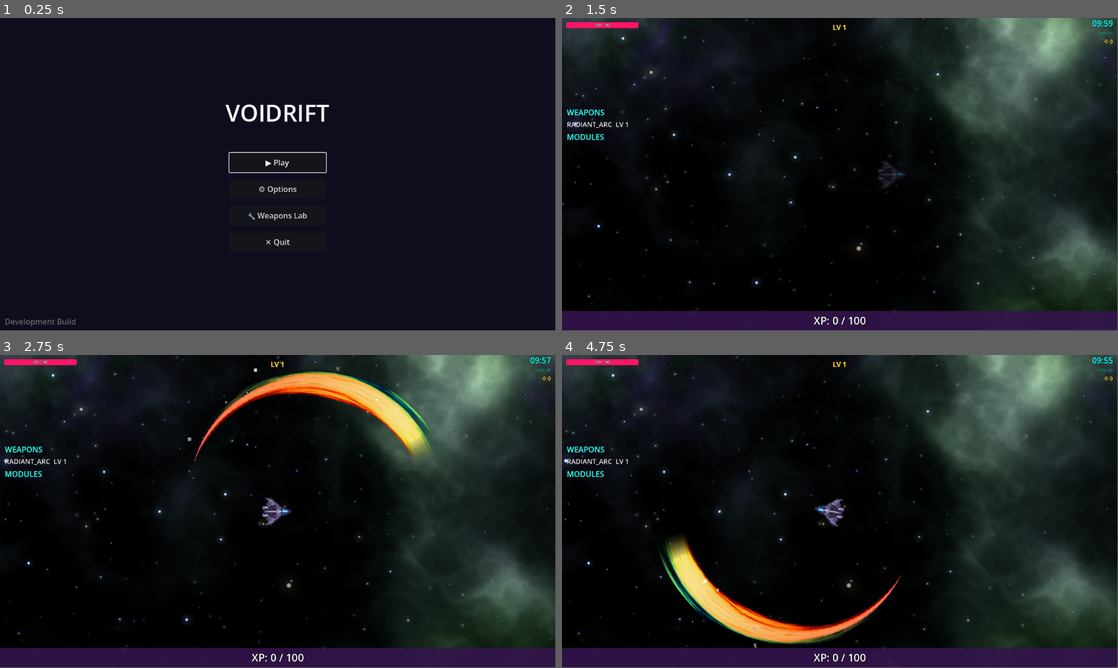
Above: before the commit, frames 1-4 (two rows, left to right).
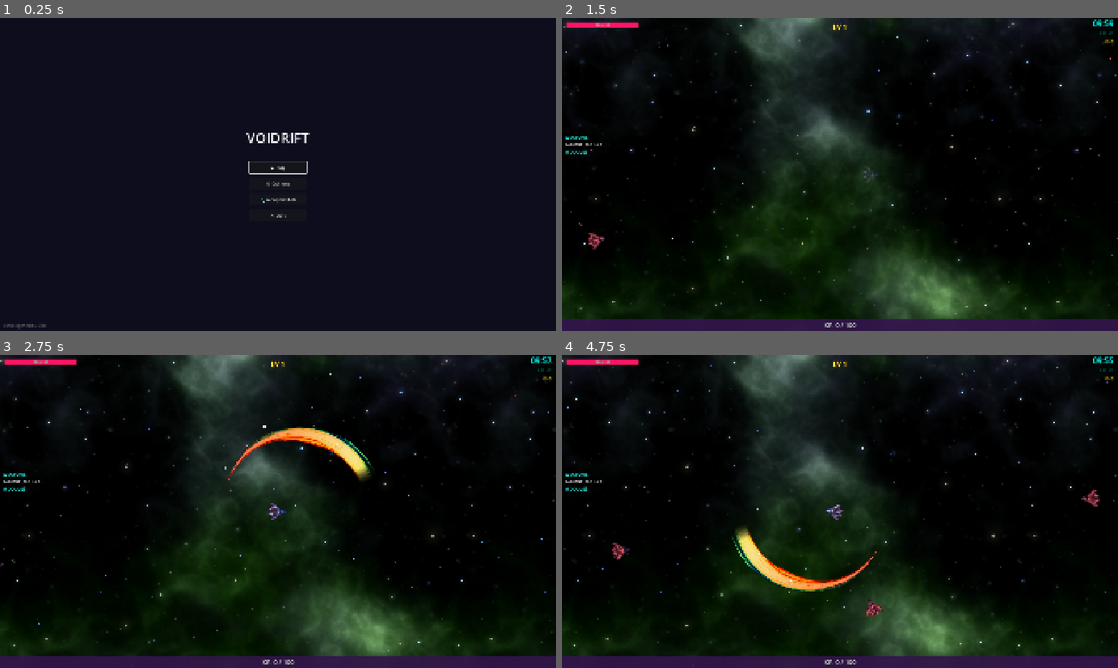
Above: after the commit, the same moments.

Repository: chalkbluffone/voidrift
Game: Godot game, scene res://scenes/ui/main_menu.tscn
Same seed, same stepped clock (60 frames per second), same inputs: the game is played once before the commit and once after it.
Inputs (mouse positions are in pixels of both pictures, inside the frame that each line leads up to):
- Up to frame 1 (0.25 s): no input
- Up to frame 2 (1.5 s): click "▶ Play" at 0.5 s; tap Enter (ui_accept) at 1.25 s; move the mouse to (962, 158) at 1.27 s; hold Right (ui_right) from 1.28 s (still down); hold Space (phase_shift) from 1.28 s (still down); click (962, 158) at 1.42 s
- Up to frame 3 (2.75 s): tap Enter (ui_accept) at 1.52 s; release Right (ui_right) at 2 s; release Space (phase_shift) at 2 s; drag from (166, 527) to (289, 511) at 2.02 s
- Up to frame 4 (4.75 s): move the mouse to (895, 442) at 2.77 s; hold Right (ui_right) 2.78-3.5 s; tap 2 at 2.85 s; drag from (812, 574) to (767, 464) at 3.52 s; move the mouse to (1006, 558) at 4.27 s; hold Left (ui_left) from 4.28 s (still down); tap R at 4.35 s; tap Enter (ui_accept) at 4.52 s
In our replay, the window is 799x449 before the commit and 800x450 after it. These sizes can differ from the game's own. Grey fills any space a smaller window leaves; there, only what the larger window draws over its background counts as a difference.

The runs differ from the first frame. In frame 1, 1.5% of the frame differs, in the area x 0-60%, y 27-100%; in frame 2, 50%; in frame 3, 52%; in frame 4, 53%, in the area x 0-100%, y 0-99%.

Commit message:
feat: Update HUD scaling to utilize project stretch mode and remove manual scaling logic

Diff:
--- a/project.godot
+++ b/project.godot
@@ -34,7 +34,11 @@
 
 [display]
 
+window/size/viewport_width=1920
+window/size/viewport_height=1080
 window/size/initial_position_type=3
+window/stretch/mode="canvas_items"
+window/stretch/aspect="expand"
 
 [input]
 
--- a/scripts/ui/hud.gd
+++ b/scripts/ui/hud.gd
@@ -1,9 +1,7 @@
 extends CanvasLayer
 
 ## HUD - Displays player stats, XP, level, and run timer.
-## Scales automatically based on screen resolution.
-
-const REFERENCE_HEIGHT := 1080.0  # Design resolution height
+## Scales automatically via project stretch mode (canvas_items).
 
 # Top left - HP bar
 @onready var hp_bar: ProgressBar = $TopLeft/HPBar
@@ -20,11 +18,6 @@
 # Bottom - XP bar stretched across screen
 @onready var xp_bar: ProgressBar = $BottomXP/XPBar
 @onready var xp_label: Label = $BottomXP/XPBar/XPLabel
-
-# Containers for scaling
-@onready var top_left: Control = $TopLeft
-@onready var top_center: Control = $TopCenter
-@onready var top_right: Control = $TopRight
 
 # Left side - weapons list
 @onready var left_weapons: Control = $LeftWeapons
@@ -57,10 +50,6 @@
 	# Apply synthwave colors
 	_apply_synthwave_theme()
 
-	# Scale HUD based on resolution
-	_update_scale()
-	get_tree().root.size_changed.connect(_update_scale)
-
 	# Connect to GameManager signals
 	GameManager.xp_changed.connect(_on_xp_changed)
 	GameManager.credits_changed.connect(_on_credits_changed)
@@ -75,16 +64,6 @@
 	_update_timer(0.0)
 	_update_level(1)
 	_update_credits(0)
-
-
-func _update_scale() -> void:
-	var viewport_height := get_viewport().get_visible_rect().size.y
-	var scale_factor := viewport_height / REFERENCE_HEIGHT
-	top_left.scale = Vector2(scale_factor, scale_factor)
-	top_center.scale = Vector2(scale_factor, scale_factor)
-	top_right.scale = Vector2(scale_factor, scale_factor)
-	# Bottom XP bar doesn't need scaling - it stretches with anchors
-	FileLogger.log_debug("HUD", "Scaled to %.2f (viewport height: %.0f)" % [scale_factor, viewport_height])
 
 
 func _apply_synthwave_theme() -> void:
